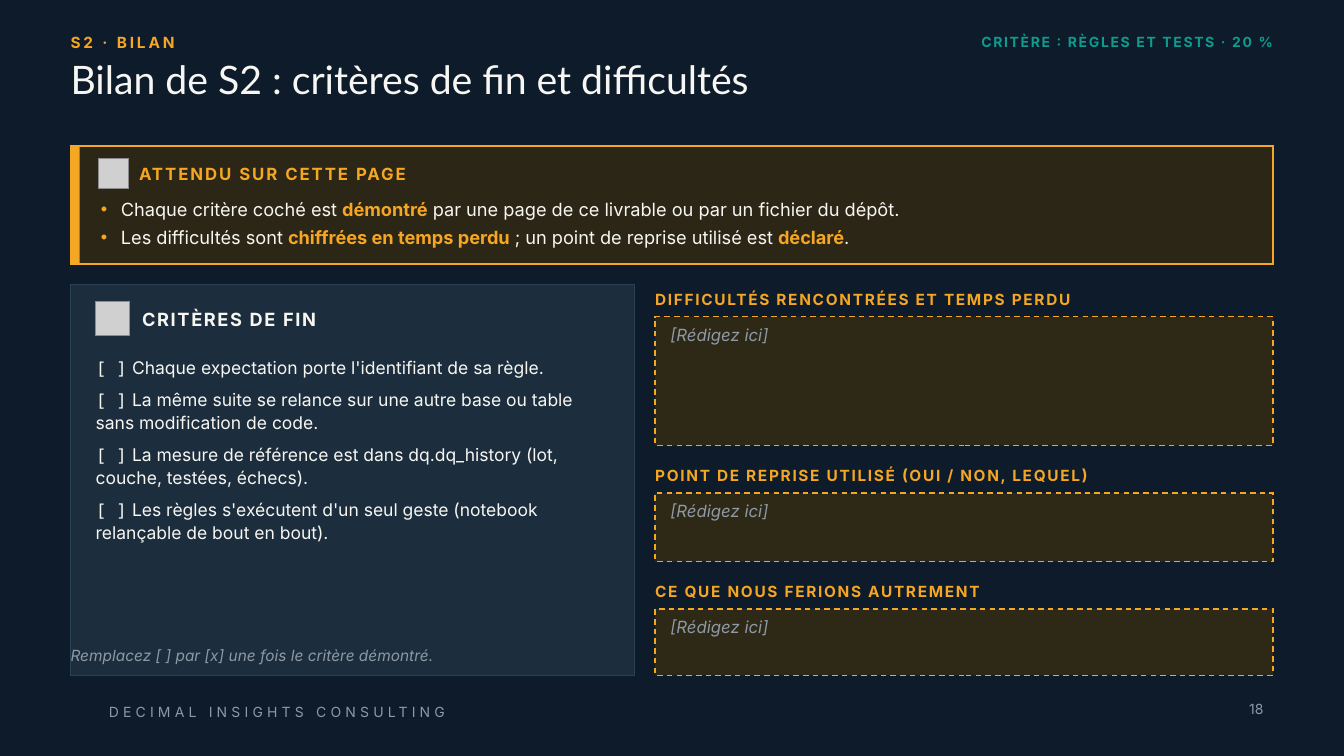
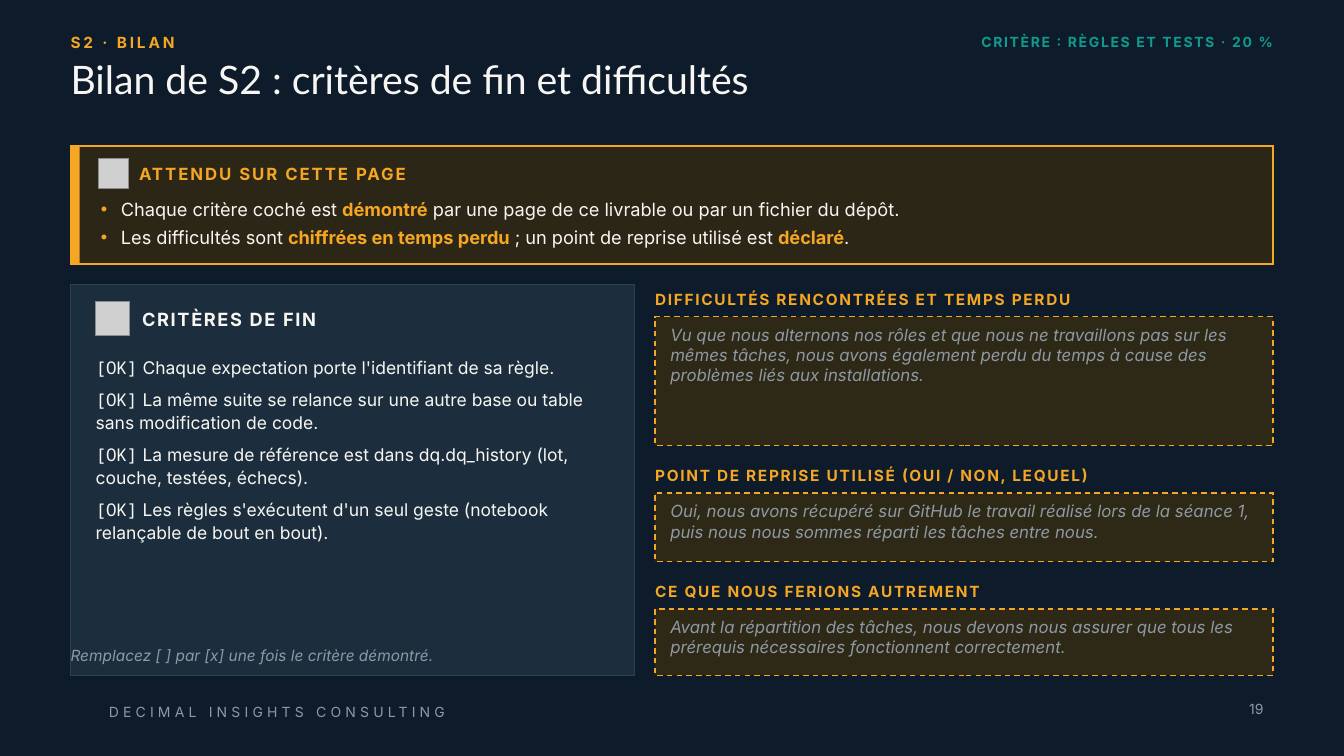
Before and after one commit to ruthabebeneg/td-qualite-g02, a slide deck: slide 19 of livrables/Livrable_Groupe_TD_AssurConnect.pptx (slide 18 before the commit). Drawn at 1344x756 pixels with LibreOffice and Linux fonts; fonts in the diff are those of the drawing; grey boxes stand for pictures; background and template pictures are left out. Boxes give left, top, right and bottom in pixels: in the first picture for what was removed or moved away, otherwise in the second. Text is boxed around its words. In the diff, an @@ line names an element or a change of style, - is before the commit and + after.

```diff
--- a/livrables/Livrable_Groupe_TD_AssurConnect.pptx
+++ b/livrables/Livrable_Groupe_TD_AssurConnect.pptx
@@ text in rectangle at (670, 328, 1227, 385): text changed @@
-[Rédigez ici]
+Vu que nous alternons nos rôles et que nous ne travaillons pas sur les mêmes tâches, nous avons également perdu du temps à cause des problèmes liés aux installations.
@@ text at (96, 360, 583, 543): text changed @@
-[ ] Chaque expectation porte l'identifiant de sa règle.
-[ ] La même suite se relance sur une autre base ou table sans modification de code.
-[ ] La mesure de référence est dans dq.dq_history (lot, couche, testées, échecs).
-[ ] Les règles s'exécutent d'un seul geste (notebook relançable de bout en bout).
+[OK] Chaque expectation porte l'identifiant de sa règle.
+[OK] La même suite se relance sur une autre base ou table sans modification de code.
+[OK] La mesure de référence est dans dq.dq_history (lot, couche, testées, échecs).
+[OK] Les règles s'exécutent d'un seul geste (notebook relançable de bout en bout).
@@ text in rectangle at (670, 504, 1250, 542): text changed @@
-[Rédigez ici]
+Oui, nous avons récupéré sur GitHub le travail réalisé lors de la séance 1, puis nous nous sommes réparti les tâches entre nous.
@@ text in rectangle at (670, 620, 1233, 657): text changed @@
-[Rédigez ici]
+Avant la répartition des tâches, nous devons nous assurer que tous les prérequis nécessaires fonctionnent correctement.
```
Also in this commit, not shown: 13 other slides changed, 1 slide added.
